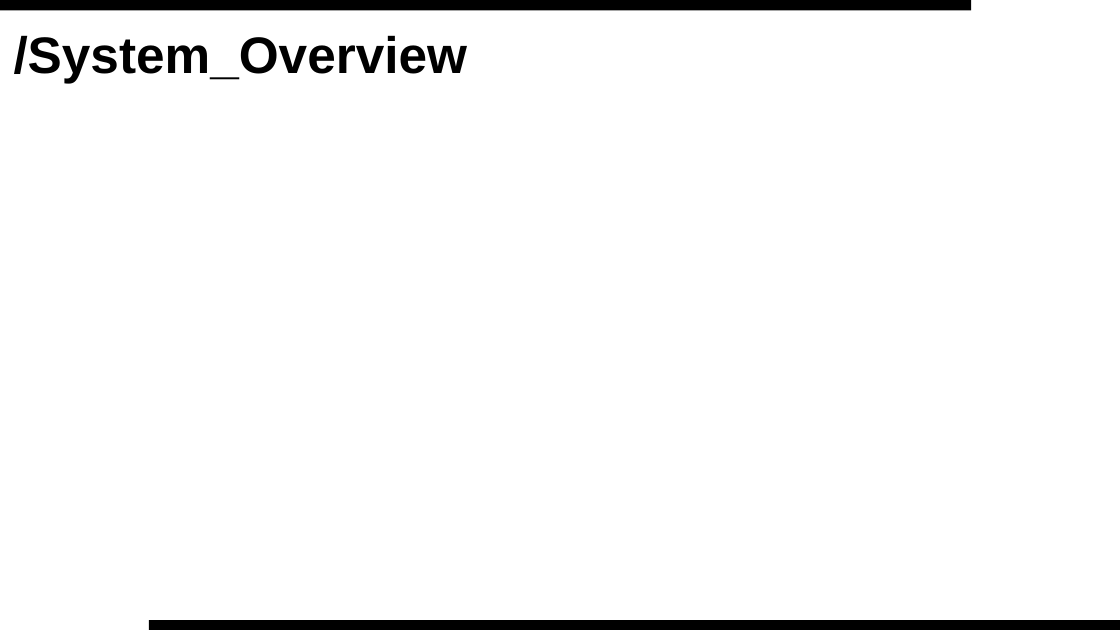
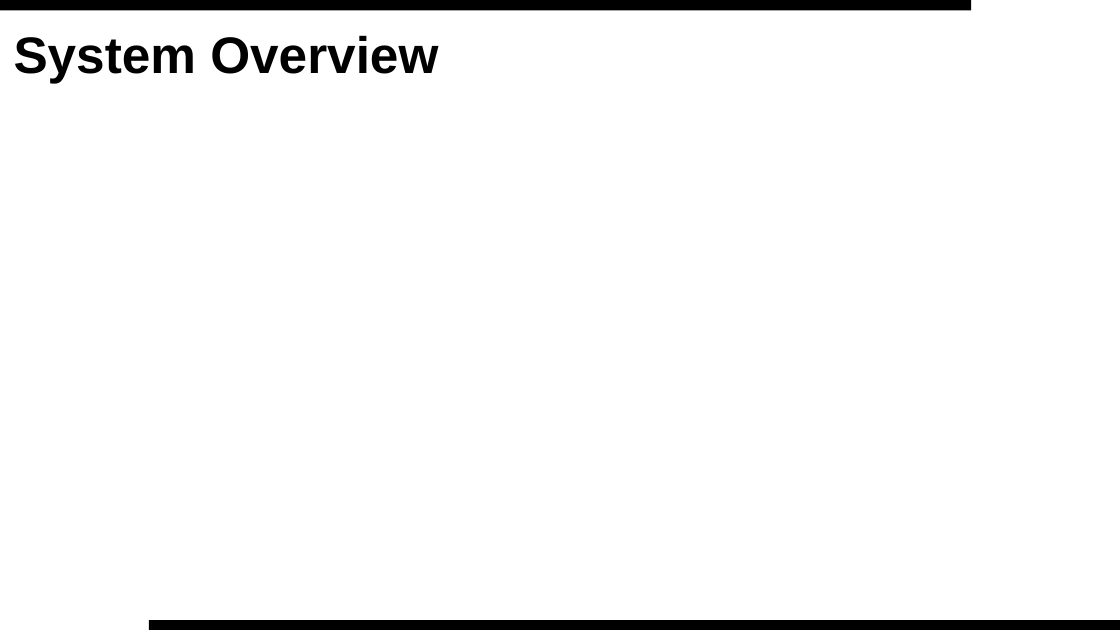
Before and after one commit to gautelg/EK505_Final_Project, a slide deck: slide 6 of Report_Presentation/Presentation.pptx (slide 7 before the commit). Drawn at 1120x630 pixels with LibreOffice and Linux fonts; fonts in the diff are those of the drawing; background and template pictures are left out. Boxes give left, top, right and bottom in pixels: in the first picture for what was removed or moved away, otherwise in the second. Text is boxed around its words. In the diff, an @@ line names an element or a change of style, - is before the commit and + after.

```diff
--- a/Report_Presentation/Presentation.pptx
+++ b/Report_Presentation/Presentation.pptx
@@ title at [14, 35, 438, 83]: text changed @@
-/System_Overview
+System Overview
```
Also in this commit, not shown: 5 other slides changed, 1 slide removed, 1 other file.
